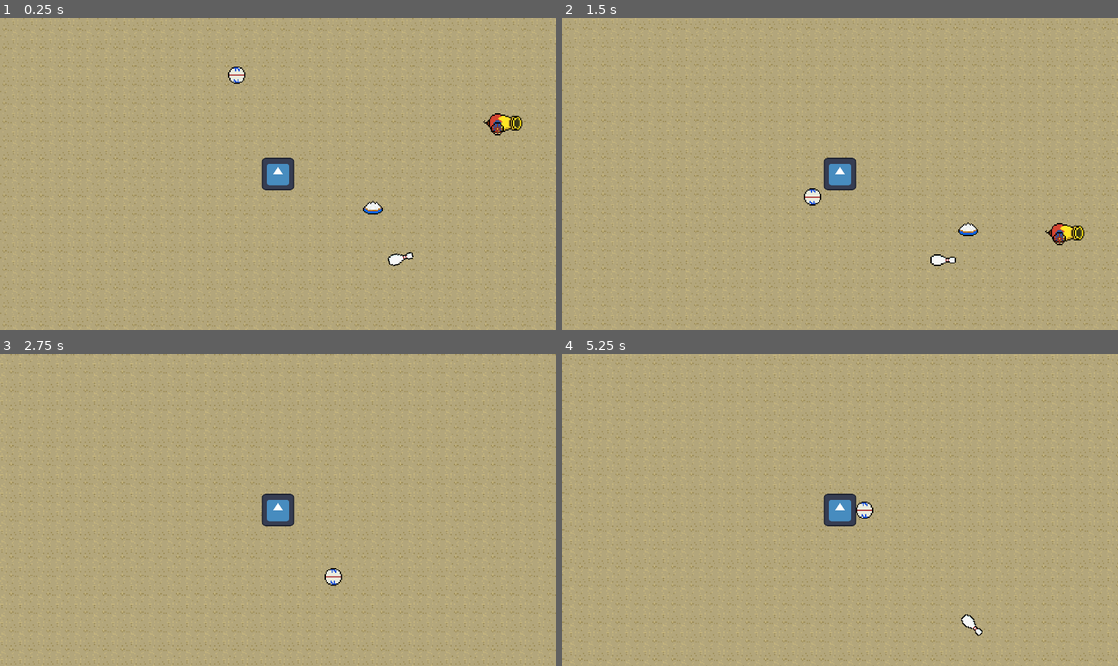
Above: before the commit, frames 1-4 (two rows, left to right).
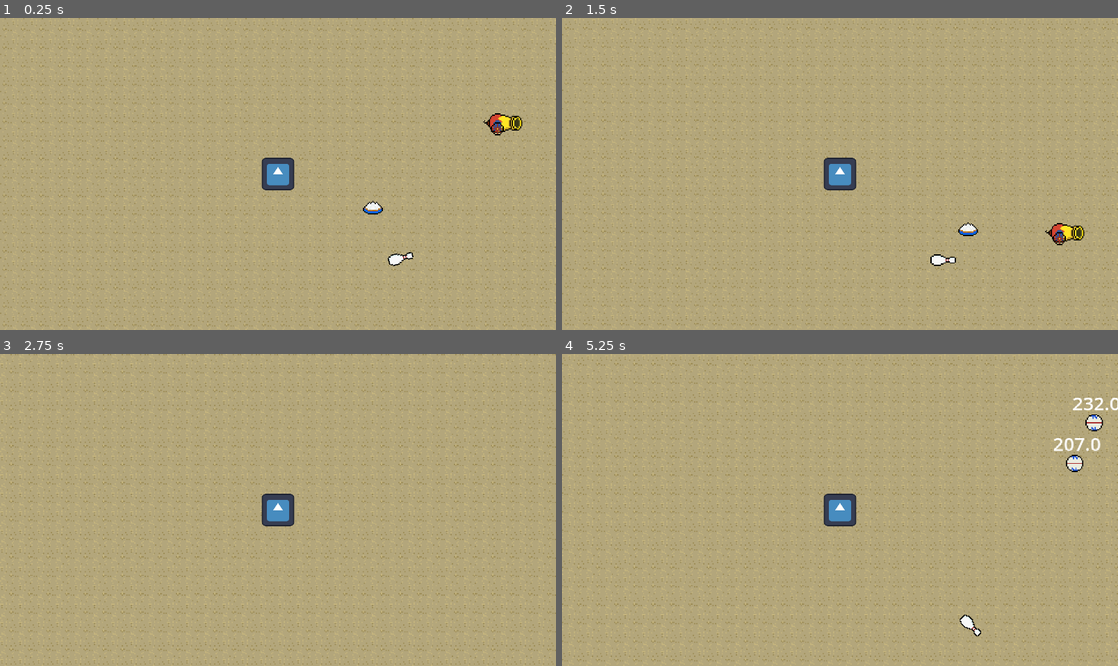
Above: after the commit, the same moments.

Repository: DDalta/circus-of-fear
Game: Godot game, scene res://game.tscn
The game is run twice, just before and just after one commit, with the same random seed, the same clock (stepped at 60 frames per second) and the same inputs. The engine's default icon, where the game draws it, is replaced by a stand-in: a white triangle on a blue panel in a dark square.
Inputs:
- Up to frame 1 (0.25 s): no input
- Up to frame 2 (1.5 s): tap Enter (ui_accept) at 0.5, 0.77 s; hold W (up) from 0.53 s (still down)
- Up to frame 3 (2.75 s): tap Enter (ui_accept) at 1.52 s; release W (up) at 2.03 s; hold A (left) from 2.03 s (still down)
- Up to frame 4 (5.25 s): tap Enter (ui_accept) at 3.02, 3.77, 4.52 s; release A (left) at 3.53 s; hold S (down) 3.53-4.28 s; hold D (right) 4.28-5.03 s; hold W (up) from 5.03 s (still down)

The runs differ from the first frame. In frame 1, 0.1% of the frame differs, in the area x 41-45%, y 15-22%; in frame 2, 0.1%; in frame 3, 0.1%; in frame 4, 7.8%, in the area x 0-100%, y 0-99%.

Commit message:
enemy spawing

Diff:
--- a/enemies/enemy.gd
+++ b/enemies/enemy.gd
@@ -1,7 +1,11 @@
 extends CharacterBody2D
+
+@onready var distance_label: Label = $DistanceLabel
 
 var target : CharacterBody2D
 var speed: float = 15.0
+var health: int = 10
+var max_despawn_distance := 500
 
 func _ready() -> void:
 	target = get_tree().get_first_node_in_group("player")
@@ -9,4 +13,11 @@
 func _process(delta: float) -> void:
 	var direciton = global_position.direction_to(target.global_position)
 	velocity = direciton.normalized() * speed
+
+	var distance_from_player = global_position.distance_to(target.position)
+	distance_label.text = str(round(distance_from_player))
+
+	if distance_from_player >= max_despawn_distance:
+		queue_free()
+
 	move_and_slide()
--- a/enemies/enemy.tscn
+++ b/enemies/enemy.tscn
@@ -14,3 +14,10 @@
 
 [node name="CollisionShape2D" type="CollisionShape2D" parent="."]
 shape = SubResource("CircleShape2D_orwns")
+
+[node name="DistanceLabel" type="Label" parent="."]
+offset_left = -19.0
+offset_top = -28.0
+offset_right = 21.0
+offset_bottom = -5.0
+text = "bruh"
--- a/game.tscn
+++ b/game.tscn
@@ -5,7 +5,7 @@
 [ext_resource type="Texture2D" uid="uid://b31vvc8avp0x0" path="res://assets/weapons/cannon.png" id="3_feb5d"]
 [ext_resource type="PackedScene" uid="uid://bxoc6u0y3qan" path="res://weapons/cream_pie_weapon.tscn" id="4_fc0e3"]
 [ext_resource type="PackedScene" uid="uid://djiaemd787o6i" path="res://weapons/bowling_pin_weapon.tscn" id="5_7jktm"]
-[ext_resource type="PackedScene" uid="uid://ddlxaristfrmj" path="res://enemies/enemy.tscn" id="6_ryrav"]
+[ext_resource type="PackedScene" uid="uid://yiluylwoe0mh" path="res://player/enemy_manager.tscn" id="7_eow3j"]
 
 [node name="Game" type="Node2D"]
 
@@ -29,5 +29,4 @@
 [node name="BowlingPinWeapon" parent="." instance=ExtResource("5_7jktm")]
 position = Vector2(1, -107)
 
-[node name="EnemyTest" parent="." instance=ExtResource("6_ryrav")]
-position = Vector2(-119, -118)
+[node name="EnemyManager" parent="." instance=ExtResource("7_eow3j")]
--- /dev/null
+++ b/player/enemy_manager.gd
@@ -0,0 +1,29 @@
+extends Node
+
+@export var enemy_spawn_radius := 300
+@export var max_enemies_count := 200
+@export var enemies: Array[PackedScene]
+
+@onready var spawn_timer: Timer = $Timer
+
+var player : CharacterBody2D
+
+func _ready() -> void:
+	player = get_tree().get_first_node_in_group("player")
+	spawn_timer.connect("timeout", on_spawn_timer_timeout)
+	spawn_timer.start(3.5)
+
+func get_random_spawn() -> Vector2:
+	var player_pos = player.global_position
+	var angle = 2 * PI * randf()
+	var x = player_pos[0] + enemy_spawn_radius * cos(angle)
+	var y = player_pos[1] + enemy_spawn_radius * sin(angle)
+
+	return Vector2(x, y)
+
+func on_spawn_timer_timeout():
+	var enemy_scene = enemies.pick_random()
+	var enemy = enemy_scene.instantiate()
+	add_child(enemy)
+	enemy.global_position = get_random_spawn()
+	spawn_timer.start(1.0)
--- /dev/null
+++ b/player/enemy_manager.tscn
@@ -0,0 +1,12 @@
+[gd_scene load_steps=3 format=3 uid="uid://yiluylwoe0mh"]
+
+[ext_resource type="Script" uid="uid://cxy57k215sbft" path="res://player/enemy_manager.gd" id="1_6avps"]
+[ext_resource type="PackedScene" uid="uid://ddlxaristfrmj" path="res://enemies/enemy.tscn" id="2_xixys"]
+
+[node name="EnemyManager" type="Node"]
+script = ExtResource("1_6avps")
+enemies = Array[PackedScene]([ExtResource("2_xixys")])
+
+[node name="Timer" type="Timer" parent="."]
+
+[connection signal="timeout" from="Timer" to="." method="_on_timer_timeout"]
--- a/weapons/cream_pie_weapon.gd
+++ b/weapons/cream_pie_weapon.gd
@@ -37,7 +37,6 @@
 			# update y-axis
 			sprite_2d.position.y = -y_axis
 
-
 # setup projectile before throwing
 func throw_projectile(initial_pos: Vector2, direction: Vector2, distance: float, angle_degree: float):
 	initial_position = initial_pos
Not shown, added: player/enemy_manager.gd.uid
